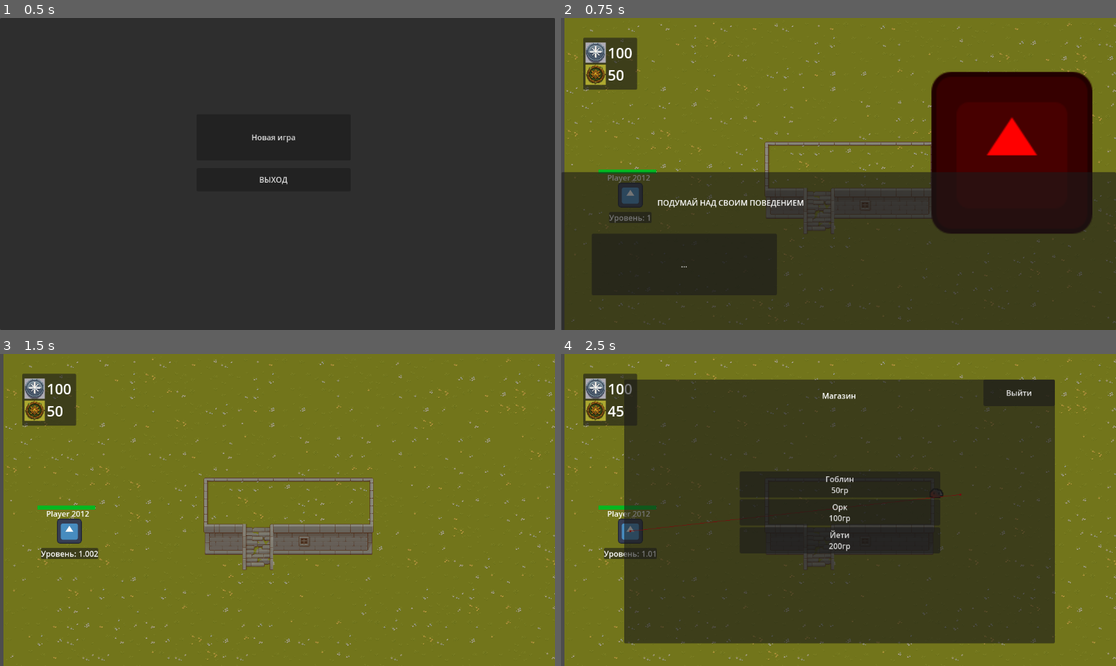
Above: before the commit, frames 1-4 (two rows, left to right).
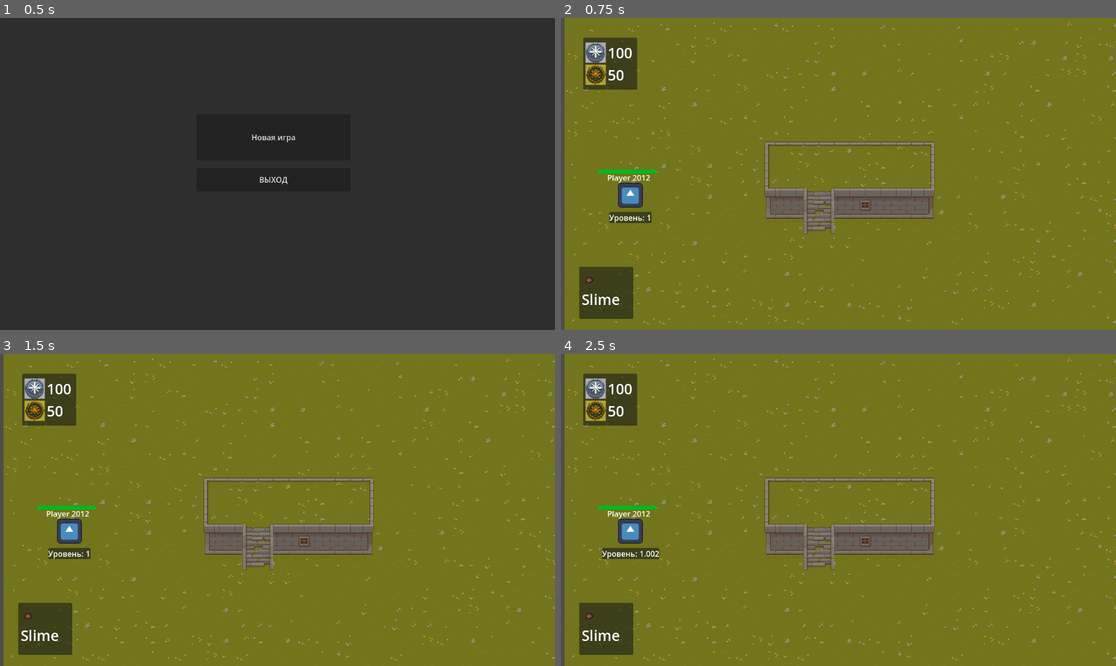
Above: after the commit, the same moments.

Repository: lunaro-4/WerewolfDestroyers
Game: Godot game, scene res://Scenes/MainMenu.tscn
Same seed, same stepped clock (60 frames per second), same inputs: the game is played once before the commit and once after it. The engine's default icon, where the game draws it, is replaced by a stand-in: a white triangle on a blue panel in a dark square.
Inputs (mouse positions are in pixels of both pictures, inside the frame that each line leads up to):
- Up to frame 1 (0.5 s): no input
- Up to frame 2 (0.75 s): click "Новая игра" at 0.5 s
- Up to frame 3 (1.5 s): click (122, 600) at 1.25 s, where only the run before the commit has a clickable "..."
- Up to frame 4 (2.5 s): tap Enter (Suget) at 2 s; move the mouse to (960, 494) at 2.02 s; hold Right (right) from 2.03 s (still down); click (960, 494) at 2.1 s; tap Tab (Shop) at 2.27 s

Frame 1 is identical in both runs. In frame 2, 58% of the frame differs, in the area x 0-100%, y 17-100%; in frame 3, 1.8%; in frame 4, 66%, in the area x 3-89%, y 8-97%.

Commit message:
Полностью добавил гоблина

Diff:
--- a/Scenes/goblin.tscn
+++ b/Scenes/goblin.tscn
@@ -1,5 +1,153 @@
-[gd_scene load_steps=2 format=3 uid="uid://1hfko7mx2quv"]
+[gd_scene load_steps=21 format=3 uid="uid://1hfko7mx2quv"]
 
 [ext_resource type="PackedScene" uid="uid://bvyo57sxna7be" path="res://Scenes/base_enemy.tscn" id="1_pomn3"]
+[ext_resource type="Script" path="res://Scripts/goblin.gd" id="2_j4ywj"]
+[ext_resource type="Texture2D" uid="uid://elsmlwqrq2vi" path="res://Assets/EntitySprite/goblin.png" id="2_ttq2k"]
+[ext_resource type="Script" path="res://Scripts/slime_attack_1.gd" id="3_khu4d"]
 
-[node name="BaseEnemy" instance=ExtResource("1_pomn3")]
+[sub_resource type="RectangleShape2D" id="RectangleShape2D_enj3w"]
+size = Vector2(110, 142.5)
+
+[sub_resource type="CircleShape2D" id="CircleShape2D_gfiux"]
+radius = 120.234
+
+[sub_resource type="RectangleShape2D" id="RectangleShape2D_idpe3"]
+size = Vector2(110, 137.5)
+
+[sub_resource type="AtlasTexture" id="AtlasTexture_ixn4e"]
+atlas = ExtResource("2_ttq2k")
+region = Rect2(0, 0, 64, 64)
+
+[sub_resource type="AtlasTexture" id="AtlasTexture_8f1v3"]
+atlas = ExtResource("2_ttq2k")
+region = Rect2(64, 0, 64, 64)
+
+[sub_resource type="AtlasTexture" id="AtlasTexture_cdesq"]
+atlas = ExtResource("2_ttq2k")
+region = Rect2(128, 0, 64, 64)
+
+[sub_resource type="AtlasTexture" id="AtlasTexture_bshoy"]
+atlas = ExtResource("2_ttq2k")
+region = Rect2(192, 0, 64, 64)
+
+[sub_resource type="AtlasTexture" id="AtlasTexture_genlf"]
+atlas = ExtResource("2_ttq2k")
+region = Rect2(256, 0, 64, 64)
+
+[sub_resource type="AtlasTexture" id="AtlasTexture_lwoat"]
+atlas = ExtResource("2_ttq2k")
+region = Rect2(320, 0, 64, 64)
+
+[sub_resource type="AtlasTexture" id="AtlasTexture_i3ffh"]
+atlas = ExtResource("2_ttq2k")
+region = Rect2(384, 0, 64, 64)
+
+[sub_resource type="AtlasTexture" id="AtlasTexture_hp4wg"]
+atlas = ExtResource("2_ttq2k")
+region = Rect2(448, 0, 64, 64)
+
+[sub_resource type="AtlasTexture" id="AtlasTexture_mua8j"]
+atlas = ExtResource("2_ttq2k")
+region = Rect2(512, 0, 64, 64)
+
+[sub_resource type="AtlasTexture" id="AtlasTexture_m8l0w"]
+atlas = ExtResource("2_ttq2k")
+region = Rect2(576, 0, 64, 64)
+
+[sub_resource type="AtlasTexture" id="AtlasTexture_x8yfh"]
+atlas = ExtResource("2_ttq2k")
+region = Rect2(640, 0, 64, 64)
+
+[sub_resource type="AtlasTexture" id="AtlasTexture_kn5fd"]
+atlas = ExtResource("2_ttq2k")
+region = Rect2(704, 0, 64, 64)
+
+[sub_resource type="SpriteFrames" id="SpriteFrames_ewpdl"]
+animations = [{
+"frames": [{
+"duration": 1.0,
+"texture": SubResource("AtlasTexture_ixn4e")
+}, {
+"duration": 1.0,
+"texture": SubResource("AtlasTexture_8f1v3")
+}, {
+"duration": 1.0,
+"texture": SubResource("AtlasTexture_cdesq")
+}, {
+"duration": 1.0,
+"texture": SubResource("AtlasTexture_bshoy")
+}, {
+"duration": 1.0,
+"texture": SubResource("AtlasTexture_genlf")
+}, {
+"duration": 1.0,
+"texture": SubResource("AtlasTexture_lwoat")
+}, {
+"duration": 1.0,
+"texture": SubResource("AtlasTexture_i3ffh")
+}, {
+"duration": 1.0,
+"texture": SubResource("AtlasTexture_hp4wg")
+}, {
+"duration": 1.0,
+"texture": SubResource("AtlasTexture_mua8j")
+}, {
+"duration": 1.0,
+"texture": SubResource("AtlasTexture_m8l0w")
+}, {
+"duration": 1.0,
+"texture": SubResource("AtlasTexture_x8yfh")
+}, {
+"duration": 1.0,
+"texture": SubResource("AtlasTexture_kn5fd")
+}],
+"loop": true,
+"name": &"default",
+"speed": 30.0
+}]
+
+[node name="Goblin" instance=ExtResource("1_pomn3")]
+script = ExtResource("2_j4ywj")
+is_static = false
+
+[node name="CollisionShape2D" type="CollisionShape2D" parent="HurtBoxComponent" index="0"]
+position = Vector2(-15, -22.5)
+scale = Vector2(0.999999, 0.999999)
+shape = SubResource("RectangleShape2D_enj3w")
+
+[node name="AttackComponent" parent="Attacks" index="0" node_paths=PackedStringArray("hitbox")]
+delay = 1.0
+hit_window = 0.2
+hitbox = NodePath("../HitBoxComponent")
+
+[node name="HitBoxComponent" parent="Attacks" index="1"]
+damage = 7.0
+
+[node name="Node2D" type="Node2D" parent="Attacks/HitBoxComponent" index="0" node_paths=PackedStringArray("main_sprite", "attack_sprite")]
+script = ExtResource("3_khu4d")
+main_sprite = NodePath("../../../MainSprite")
+attack_sprite = NodePath("../../../AttackSprite")
+
+[node name="CollisionShape2D" type="CollisionShape2D" parent="Attacks/HitBoxComponent" index="1"]
+position = Vector2(45, -2.5)
+shape = SubResource("CircleShape2D_gfiux")
+
+[node name="EntityCollision" parent="." index="3"]
+visible = false
+position = Vector2(-6, -9.5)
+shape = SubResource("RectangleShape2D_idpe3")
+
+[node name="Sprite2D" parent="." index="6"]
+visible = false
+
+[node name="MainSprite" type="AnimatedSprite2D" parent="." index="8"]
+scale = Vector2(2, 2)
+sprite_frames = SubResource("SpriteFrames_ewpdl")
+frame = 9
+frame_progress = 0.449849
+
+[node name="AttackSprite" type="AnimatedSprite2D" parent="." index="9"]
+scale = Vector2(2, 2)
+sprite_frames = SubResource("SpriteFrames_ewpdl")
+frame = 9
+frame_progress = 0.449849
--- a/Scenes/main_scene.tscn
+++ b/Scenes/main_scene.tscn
@@ -1,8 +1,9 @@
-[gd_scene load_steps=12 format=3 uid="uid://bppxfgu0s0hi4"]
+[gd_scene load_steps=13 format=3 uid="uid://bppxfgu0s0hi4"]
 
 [ext_resource type="Script" path="res://Scripts/level.gd" id="1_tmsga"]
 [ext_resource type="Script" path="res://Scripts/Manager.gd" id="2_xrha5"]
 [ext_resource type="PackedScene" uid="uid://cke6x55tsq2m2" path="res://Scenes/ground_map.tscn" id="3_qwi6b"]
+[ext_resource type="Texture2D" uid="uid://crgl62wdsjp28" path="res://Assets/EntitySprite/slime_one.png" id="8_6b7bv"]
 [ext_resource type="PackedScene" uid="uid://hlpd5bjmqiwk" path="res://Scenes/player_character.tscn" id="8_g6a5b"]
 [ext_resource type="Texture2D" uid="uid://cri1d7p5sm35b" path="res://Assets/Icons/Pixel Blender_fFl9NovcT0yKkzMpsNOOaQ_a highly detailed badge icon for a fantasy role playing game, game ui icon_inference-txt2img_1710000721.png" id="9_o6l7g"]
 [ext_resource type="Theme" uid="uid://lk60rpu5lxfr" path="res://core_theme.tres" id="9_wmyj5"]
@@ -81,12 +82,44 @@
 layout_mode = 2
 text = "100"
 
+[node name="ChooseUnit" type="CanvasLayer" parent="."]
+
+[node name="CurrencyContainer" type="PanelContainer" parent="ChooseUnit"]
+offset_left = 38.0
+offset_top = 517.0
+offset_right = 150.0
+offset_bottom = 625.0
+theme = ExtResource("9_wmyj5")
+
+[node name="MarginContainer" type="MarginContainer" parent="ChooseUnit/CurrencyContainer"]
+layout_mode = 2
+theme_override_constants/margin_left = 5
+theme_override_constants/margin_top = 10
+theme_override_constants/margin_right = 10
+theme_override_constants/margin_bottom = 10
+
+[node name="HBoxContainer" type="HBoxContainer" parent="ChooseUnit/CurrencyContainer/MarginContainer"]
+layout_mode = 2
+
+[node name="SlimeButton" type="VBoxContainer" parent="ChooseUnit/CurrencyContainer/MarginContainer/HBoxContainer"]
+layout_mode = 2
+
+[node name="TextureButton" type="TextureButton" parent="ChooseUnit/CurrencyContainer/MarginContainer/HBoxContainer/SlimeButton"]
+layout_mode = 2
+texture_normal = ExtResource("8_6b7bv")
+
+[node name="Label" type="Label" parent="ChooseUnit/CurrencyContainer/MarginContainer/HBoxContainer/SlimeButton"]
+layout_mode = 2
+text = "Slime"
+
 [node name="PauseMenulayer" type="CanvasLayer" parent="."]
+visible = false
 
 [node name="pausem" parent="PauseMenulayer" instance=ExtResource("12_h72wx")]
 process_mode = 2
 
 [node name="Shop" type="CanvasLayer" parent="."]
+visible = false
 
 [node name="Shop" parent="Shop" instance=ExtResource("14_81jhi")]
 process_mode = 2
@@ -98,6 +131,7 @@
 offset_bottom = 276.622
 
 [node name="Umri" type="CanvasLayer" parent="."]
+visible = false
 
 [node name="Ticho" parent="Umri" instance=ExtResource("16_y4tgt")]
 process_mode = 2
--- /dev/null
+++ b/Scripts/goblin.gd
@@ -0,0 +1,80 @@
+class_name Slime  extends CharacterBody2D
+
+
+
+
+const SPEED = 300.0
+
+
+
+@onready var pathfinder = $PathfindingLogic as PathfinderLogic
+
+@onready var attack_hitbox = $Attacks/HitBoxComponent as HitBoxComponent
+
+@onready var detection_area = $DetectionArea as DetectionArea
+
+@onready var main_sprite = $MainSprite as AnimatedSprite2D
+@onready var attack_sprite = $AttackSprite as AnimatedSprite2D
+
+@export var is_static := false
+
+@export var player : CharacterBody2D
+
+# Путь, по которому будет следовать сущность
+@onready var direction = pathfinder.target_path_vector
+
+
+
+
+
+signal on_slime_death
+
+
+func _ready():
+	pathfinder.target = player
+	pathfinder.pathfinding_init()
+	attack_hitbox.ray_target = player
+	detection_area.target=player
+
+
+
+
+func _physics_process(_delta):
+	#print(is_static)
+	if is_static == true:
+		animate_sprite(false)
+	elif is_static == false:
+		animate_sprite(true)
+		direction = pathfinder.target_path_vector
+		if direction.x< 0:
+			main_sprite.flip_h = false
+			attack_sprite.flip_h = false
+		else:
+			main_sprite.flip_h = true
+			attack_sprite.flip_h = true
+		velocity = direction * SPEED
+
+
+		move_and_slide()
+
+func animate_sprite(swith : bool):
+	if swith:
+		main_sprite.play()
+	elif swith == false:
+		main_sprite.stop()
+
+func _on_health_component_on_health_decrease(_value):
+	#print(self, " got hit for ", value)
+	pass # Replace with function body.
+
+
+func _on_health_component_on_death():
+	on_slime_death.emit()
+	queue_free()
+
+
+func _on_detection_area_target_detected():
+	#print("go")
+	is_static = false
+	#print(is_static)
+	pass # Replace with function body.
Renamed: Assets/EntitySprite/ГОБЛИН.png -> Assets/EntitySprite/goblin.png
Not shown, added: Assets/EntitySprite/goblin.png.import
Binary file added: Assets/EntitySprite/goblin_one.png
Not shown, added: Assets/EntitySprite/goblin_one.png.import
Binary file added: Assets/EntitySprite/slime_one.png
Not shown, changed: Assets/EntitySprite/slime_one.png.import
